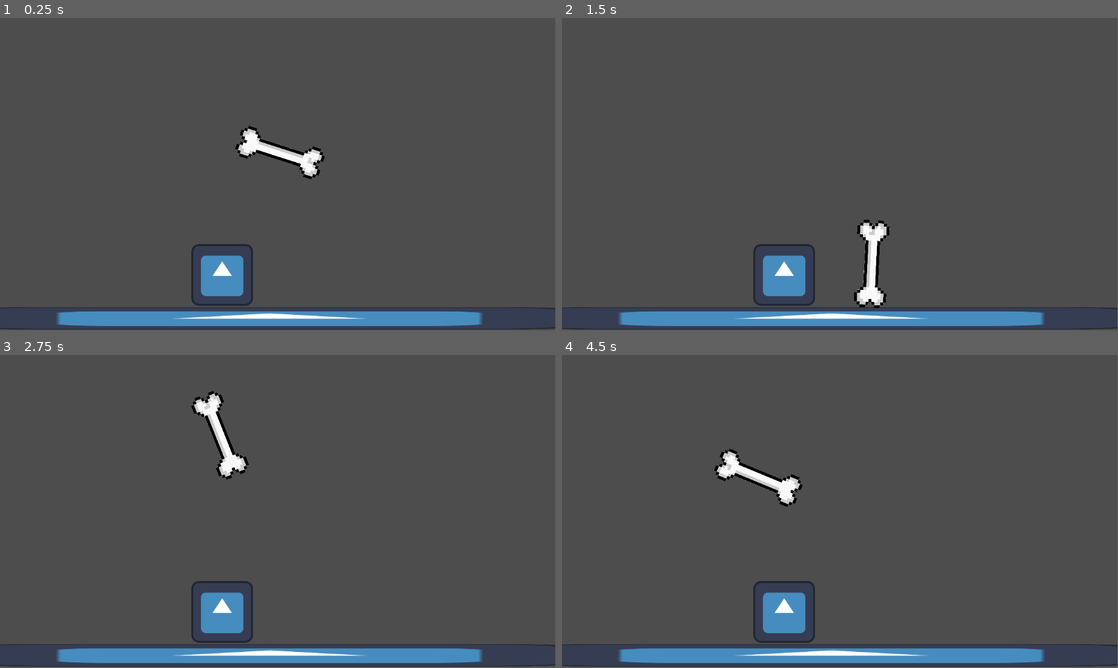
Above: before the commit, frames 1-4 (two rows, left to right).
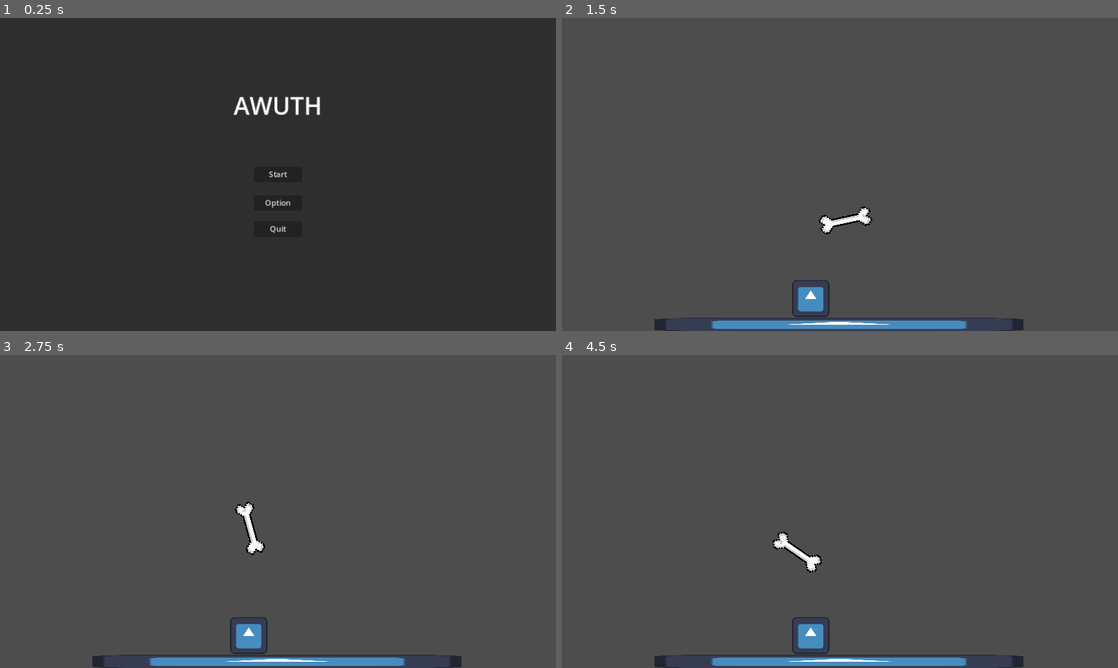
Above: after the commit, the same moments.

Repository: Star2578/awuth
Game: Godot game, scene res://menus/main_menu.tscn
Same seed, same stepped clock (60 frames per second), same inputs: the game is played once before the commit and once after it. Before the commit the project starts from res://levels/testing.tscn. The engine's default icon, where the game draws it, is replaced by a stand-in: a white triangle on a blue panel in a dark square.
Inputs (mouse positions are in pixels of both pictures, inside the frame that each line leads up to):
- Up to frame 1 (0.25 s): no input
- Up to frame 2 (1.5 s): click (840, 202) at 0.5 s, where only the run after the commit has a clickable "Option"; click (840, 174) at 1.25 s, where only the run after the commit has a clickable "Start"
- Up to frame 3 (2.75 s): move the mouse to (400, 495) at 2.02 s; hold R from 2.03 s (still down)
- Up to frame 4 (4.5 s): tap Enter at 2.75 s; move the mouse to (728, 527) at 2.77 s; release R at 2.78 s; tap R at 2.85, 4.35 s; move the mouse to (895, 442) at 3.52 s; hold R 3.53-4.28 s; tap Space at 4.25 s; move the mouse to (812, 574) at 4.27 s
The window is 799x449 before the commit and 800x450 after it. Grey fills any space a smaller window leaves; there, only what the larger window draws over its background counts as a difference.

The runs differ from the first frame. In frame 1, 99% of the frame differs, in the area x 0-100%, y 0-100%; in frame 2, 6.6%; in frame 3, 6.7%; in frame 4, 6.7%.

Commit message:
initial main menu

Diff:
--- a/levels/testing.tscn
+++ b/levels/testing.tscn
@@ -12,7 +12,8 @@
 position = Vector2(461, 533)
 
 [node name="Camera2D" type="Camera2D" parent="."]
-anchor_mode = 0
+position = Vector2(562, 105)
+zoom = Vector2(0.6, 0.6)
 
 [node name="StaticBody2D" type="StaticBody2D" parent="."]
 position = Vector2(559, 599)
@@ -26,5 +27,5 @@
 [node name="CollisionShape2D" type="CollisionShape2D" parent="StaticBody2D"]
 shape = SubResource("WorldBoundaryShape2D_kd1y2")
 
-[node name="RigidBody2D" parent="." instance=ExtResource("1_mbb02")]
+[node name="Sword" parent="." instance=ExtResource("1_mbb02")]
 position = Vector2(490, 251)
--- /dev/null
+++ b/menus/main_menu.tscn
@@ -0,0 +1,82 @@
+[gd_scene load_steps=3 format=3 uid="uid://cxv7dvkx0pa1f"]
+
+[ext_resource type="Script" path="res://scripts/main_menu.gd" id="1_20j86"]
+
+[sub_resource type="LabelSettings" id="LabelSettings_1y3xx"]
+font_size = 50
+
+[node name="MainMenu" type="Control"]
+layout_mode = 3
+anchors_preset = 15
+anchor_right = 1.0
+anchor_bottom = 1.0
+grow_horizontal = 2
+grow_vertical = 2
+script = ExtResource("1_20j86")
+
+[node name="Panel" type="Panel" parent="."]
+layout_mode = 0
+offset_right = 1152.0
+offset_bottom = 648.0
+
+[node name="Start" type="Button" parent="Panel"]
+layout_mode = 1
+anchors_preset = 8
+anchor_left = 0.5
+anchor_top = 0.5
+anchor_right = 0.5
+anchor_bottom = 0.5
+offset_left = -50.0
+offset_top = -15.5
+offset_right = 50.0
+offset_bottom = 15.5
+grow_horizontal = 2
+grow_vertical = 2
+text = "Start"
+
+[node name="Option" type="Button" parent="Panel"]
+layout_mode = 1
+anchors_preset = 8
+anchor_left = 0.5
+anchor_top = 0.5
+anchor_right = 0.5
+anchor_bottom = 0.5
+offset_left = -50.0
+offset_top = 43.0
+offset_right = 50.0
+offset_bottom = 74.0
+grow_horizontal = 2
+grow_vertical = 2
+text = "Option"
+
+[node name="Quit" type="Button" parent="Panel"]
+layout_mode = 1
+anchors_preset = 8
+anchor_left = 0.5
+anchor_top = 0.5
+anchor_right = 0.5
+anchor_bottom = 0.5
+offset_left = -50.0
+offset_top = 97.0
+offset_right = 50.0
+offset_bottom = 128.0
+grow_horizontal = 2
+grow_vertical = 2
+text = "Quit"
+
+[node name="Label" type="Label" parent="Panel"]
+layout_mode = 1
+anchors_preset = 5
+anchor_left = 0.5
+anchor_right = 0.5
+offset_left = -324.0
+offset_top = 146.0
+offset_right = 324.0
+offset_bottom = 215.0
+grow_horizontal = 2
+text = "AWUTH"
+label_settings = SubResource("LabelSettings_1y3xx")
+horizontal_alignment = 1
+
+[connection signal="pressed" from="Panel/Start" to="." method="to_test_scene"]
+[connection signal="pressed" from="Panel/Quit" to="." method="quit"]
--- a/objects/sword.tscn
+++ b/objects/sword.tscn
@@ -10,10 +10,10 @@
 [sub_resource type="CircleShape2D" id="CircleShape2D_xqgu7"]
 radius = 30.0
 
-[node name="RigidBody2D" type="RigidBody2D"]
+[node name="Sword" type="RigidBody2D"]
 script = ExtResource("1_qnybf")
 
-[node name="Sword" type="Sprite2D" parent="."]
+[node name="Sprite" type="Sprite2D" parent="."]
 position = Vector2(0.04, 0)
 scale = Vector2(0.16, 0.16)
 texture = ExtResource("2_y50x4")
--- a/project.godot
+++ b/project.godot
@@ -11,13 +11,13 @@
 [application]
 
 config/name="AWUTH"
-run/main_scene="res://levels/testing.tscn"
+run/main_scene="res://menus/main_menu.tscn"
 config/features=PackedStringArray("4.3", "GL Compatibility")
 config/icon="res://icon.svg"
 
 [display]
 
-window/size/resizable=false
+window/stretch/mode="canvas_items"
 
 [rendering]
 
--- /dev/null
+++ b/scripts/main_menu.gd
@@ -0,0 +1,7 @@
+extends Control
+
+func to_test_scene():
+	get_tree().change_scene_to_file("res://levels/testing.tscn")
+
+func quit():
+	get_tree().quit()
--- a/scripts/weapon.gd
+++ b/scripts/weapon.gd
@@ -43,4 +43,4 @@
 		last_touch_point = rotation1
 	else:
 		last_touch_point = rotation2
-	print("Last touched: ", last_touch_point)
+	#print("Last touched: ", last_touch_point)
Not shown, added: export_presets.cfg
